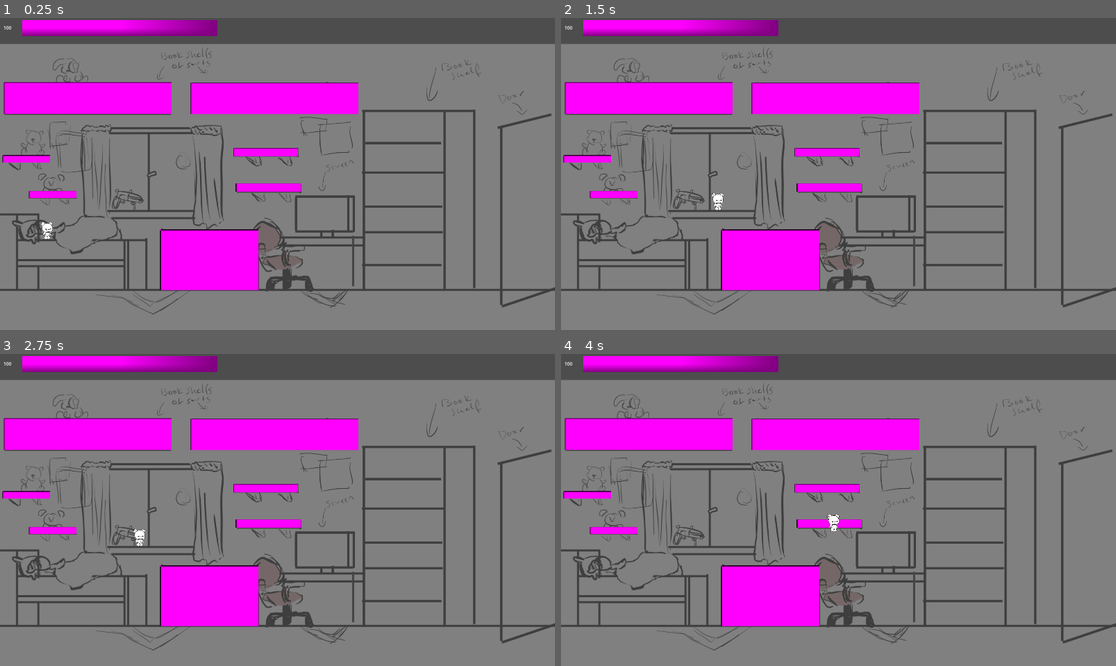
Above: before the commit, frames 1-4 (two rows, left to right).
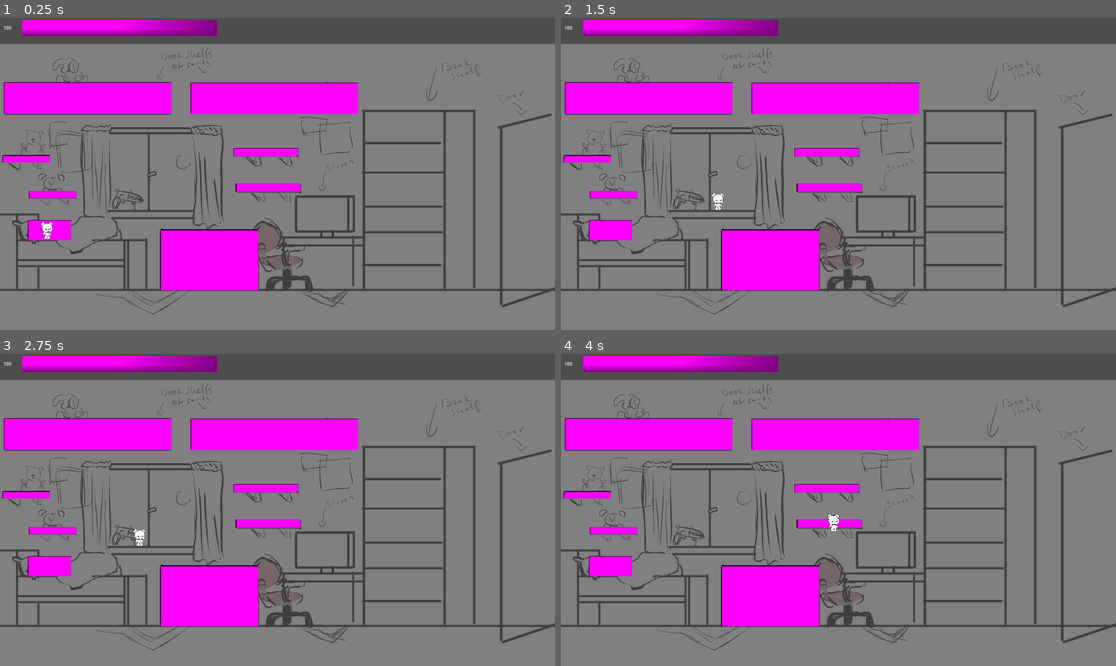
Above: after the commit, the same moments.

Repository: Karanval/CatStack
Game: Godot game, scene res://Scenes/TestScene/TestScene.tscn
Same seed, same stepped clock (60 frames per second), same inputs: the game is played once before the commit and once after it.
Inputs:
- Up to frame 1 (0.25 s): no input
- Up to frame 2 (1.5 s): tap Enter at 0.5 s; hold D (Right) from 0.53 s (still down); tap Space (Jump) at 0.77 s
- Up to frame 3 (2.75 s): tap Space (Jump) at 1.52 s; release D (Right) at 2.03 s; hold A (Left) from 2.03 s (still down)
- Up to frame 4 (4 s): release A (Left) at 2.78 s; hold D (Right) from 2.78 s (still down); tap Space (Jump) at 3.02, 3.77 s

The runs differ from the first frame. In frame 1, 0.4% of the frame differs, in the area x 5-13%, y 64-72%; in frame 2, 0.5%; in frame 3, 0.5%; in frame 4, 0.5%.

Commit message:
Moved sleep into child and added cuddle mechanic

Diff:
--- /dev/null
+++ b/GameManager.gd
@@ -0,0 +1,6 @@
+extends Node
+
+signal sleep_changed
+
+func changeSleep(sleepValue: int):
+	emit_signal("sleep_changed", sleepValue)
--- /dev/null
+++ b/Scenes/Child/Child.gd
@@ -0,0 +1,48 @@
+extends Node2D
+
+@export var MAX_SLEEP: int
+@export var CUDDLE_PER_SECOND: int
+
+const _CUDDLE_UPDATES_PER_SECOND: int = 10
+
+var _sleep: int
+var _cuddle: bool
+
+signal sleep_changed
+
+func _ready() -> void:
+	_cuddle = false
+	_sleep = MAX_SLEEP
+	GameManager.changeSleep(_sleep)
+
+func _change_sleep(amount: int) -> void:
+	_sleep += amount
+	if _sleep > MAX_SLEEP:
+		_sleep = MAX_SLEEP
+	if _sleep <= 0:
+		_sleep = 0
+		emit_signal("wake_up")
+
+	emit_signal("sleep_changed",_sleep)
+	GameManager.changeSleep(_sleep)
+
+# Monster reaches the child
+func _on_area_2d_area_entered(area: Area2D) -> void:
+	pass # Replace with function body.
+
+# Player cuddles with the child
+func _on_area_2d_body_entered(body: Node2D) -> void:
+	$CuddleTime.start(1.0/_CUDDLE_UPDATES_PER_SECOND)
+
+func _on_area_2d_body_exited(body: Node2D) -> void:
+	$CuddleTime.paused = true
+
+func _on_cuddle_time_timeout() -> void:
+	_change_sleep(CUDDLE_PER_SECOND/_CUDDLE_UPDATES_PER_SECOND)
+
+### DEBUG FEATURE
+func _input(event: InputEvent) -> void:
+	if event.is_action("ui_up"):
+		_change_sleep(1)
+	if event.is_action("ui_down"):
+		_change_sleep(-1)
--- /dev/null
+++ b/Scenes/Child/Child.tscn
@@ -0,0 +1,32 @@
+[gd_scene load_steps=4 format=3 uid="uid://cofp715asgg2m"]
+
+[ext_resource type="Script" uid="uid://ksg5gwjdoj45" path="res://Scenes/Child/Child.gd" id="1_axtaq"]
+
+[sub_resource type="PlaceholderTexture2D" id="PlaceholderTexture2D_i2jh0"]
+size = Vector2(150, 70)
+
+[sub_resource type="RectangleShape2D" id="RectangleShape2D_i2jh0"]
+size = Vector2(150, 70)
+
+[node name="Child" type="Node2D"]
+script = ExtResource("1_axtaq")
+MAX_SLEEP = 100
+CUDDLE_PER_SECOND = 10
+
+[node name="Sprite2D" type="Sprite2D" parent="."]
+texture = SubResource("PlaceholderTexture2D_i2jh0")
+
+[node name="Area2D" type="Area2D" parent="."]
+collision_layer = 8
+collision_mask = 6
+
+[node name="CollisionShape2D" type="CollisionShape2D" parent="Area2D"]
+position = Vector2(-2.72531e-08, 0)
+shape = SubResource("RectangleShape2D_i2jh0")
+
+[node name="CuddleTime" type="Timer" parent="."]
+
+[connection signal="area_entered" from="Area2D" to="." method="_on_area_2d_area_entered"]
+[connection signal="body_entered" from="Area2D" to="." method="_on_area_2d_body_entered"]
+[connection signal="body_exited" from="Area2D" to="." method="_on_area_2d_body_exited"]
+[connection signal="timeout" from="CuddleTime" to="." method="_on_cuddle_time_timeout"]
--- a/Scenes/Room.tscn
+++ b/Scenes/Room.tscn
@@ -1,5 +1,6 @@
-[gd_scene load_steps=16 format=3 uid="uid://0prw0oi6d0sx"]
+[gd_scene load_steps=17 format=3 uid="uid://0prw0oi6d0sx"]
 
+[ext_resource type="PackedScene" uid="uid://cofp715asgg2m" path="res://Scenes/Child/Child.tscn" id="2_7gm67"]
 [ext_resource type="PackedScene" uid="uid://blm4cbfri34hq" path="res://Scenes/Furniture/Shelf.tscn" id="2_a2si3"]
 [ext_resource type="PackedScene" uid="uid://cd5q35knrsibt" path="res://Scenes/Furniture/Drawers.tscn" id="3_aaq88"]
 [ext_resource type="Texture2D" uid="uid://dblr5vkl1hp5j" path="res://graphics/room_layout_sketch.png" id="4_a2si3"]
@@ -42,6 +43,9 @@
 modulate = Color(1, 1, 1, 0.286275)
 position = Vector2(960, 630)
 texture = ExtResource("4_a2si3")
+
+[node name="Child" parent="." instance=ExtResource("2_7gm67")]
+position = Vector2(171, 734)
 
 [node name="Furniture" type="Node2D" parent="."]
 
--- a/Scenes/SleepBar/SleepBar.gd
+++ b/Scenes/SleepBar/SleepBar.gd
@@ -1,31 +1,8 @@
 extends Control
 
-@export var MAX_SLEEP = 100
-var _sleep
-signal wake_up
-signal sleep_changed
+func _ready() -> void:
+	GameManager.sleep_changed.connect(updateSleepValue)
 
-func _ready() -> void:
-	_sleep = MAX_SLEEP
-	$SleepValue.text = str(_sleep)
-
-func change_sleep(amount: int) -> void:
-	_sleep += amount
-	if _sleep > MAX_SLEEP:
-		_sleep = MAX_SLEEP
-	if _sleep <= 0:
-		_sleep = 0
-		emit_signal("wake_up")
-
-	$SleepValue.text = str(_sleep)
-	_updateProgressBar()
-	emit_signal("sleep_changed",_sleep)
-
-func _input(event: InputEvent) -> void:
-	if event.is_action("ui_up"):
-		change_sleep(1)
-	if event.is_action("ui_down"):
-		change_sleep(-1)
-
-func _updateProgressBar() -> void:
-	$ProgressBar.value = _sleep
+func updateSleepValue(sleep: int) -> void:
+	$ProgressBar.value = sleep
+	$SleepValue.text = str(sleep)
--- a/cats/OrangeCat.tscn
+++ b/cats/OrangeCat.tscn
@@ -9,6 +9,69 @@
 [ext_resource type="Texture2D" uid="uid://d3xe01ulbkde7" path="res://cats/sprites/orange_cat/front_ear.png" id="7_4nwqa"]
 [ext_resource type="Texture2D" uid="uid://cats4fymvdt4h" path="res://cats/sprites/orange_cat/back_ear.png" id="8_jepa5"]
 [ext_resource type="Texture2D" uid="uid://b0p0n1fpa4bpw" path="res://cats/sprites/orange_cat/tail.png" id="9_offwh"]
+
+[sub_resource type="Animation" id="Animation_sep8r"]
+length = 0.001
+tracks/0/type = "value"
+tracks/0/imported = false
+tracks/0/enabled = true
+tracks/0/path = NodePath("tail:rotation")
+tracks/0/interp = 1
+tracks/0/loop_wrap = true
+tracks/0/keys = {
+"times": PackedFloat32Array(0),
+"transitions": PackedFloat32Array(1),
+"update": 0,
+"values": [0.0]
+}
+tracks/1/type = "value"
+tracks/1/imported = false
+tracks/1/enabled = true
+tracks/1/path = NodePath("tail:position")
+tracks/1/interp = 1
+tracks/1/loop_wrap = true
+tracks/1/keys = {
+"times": PackedFloat32Array(0),
+"transitions": PackedFloat32Array(1),
+"update": 0,
+"values": [Vector2(-172, 190)]
+}
+tracks/2/type = "value"
+tracks/2/imported = false
+tracks/2/enabled = true
+tracks/2/path = NodePath("head/f_ear:position")
+tracks/2/interp = 1
+tracks/2/loop_wrap = true
+tracks/2/keys = {
+"times": PackedFloat32Array(0),
+"transitions": PackedFloat32Array(1),
+"update": 0,
+"values": [Vector2(-60, -72)]
+}
+tracks/3/type = "value"
+tracks/3/imported = false
+tracks/3/enabled = true
+tracks/3/path = NodePath("head/f_ear:rotation")
+tracks/3/interp = 1
+tracks/3/loop_wrap = true
+tracks/3/keys = {
+"times": PackedFloat32Array(0),
+"transitions": PackedFloat32Array(1),
+"update": 0,
+"values": [0.0]
+}
+tracks/4/type = "value"
+tracks/4/imported = false
+tracks/4/enabled = true
+tracks/4/path = NodePath("head:texture")
+tracks/4/interp = 1
+tracks/4/loop_wrap = true
+tracks/4/keys = {
+"times": PackedFloat32Array(0),
+"transitions": PackedFloat32Array(1),
+"update": 1,
+"values": [ExtResource("6_02g1y")]
+}
 
 [sub_resource type="Animation" id="Animation_ed8f5"]
 resource_name = "idle_sleep"
@@ -63,69 +126,6 @@
 "values": [0.0, 0.128191, 0.0, 0.128191, 0.0]
 }
 
-[sub_resource type="Animation" id="Animation_sep8r"]
-length = 0.001
-tracks/0/type = "value"
-tracks/0/imported = false
-tracks/0/enabled = true
-tracks/0/path = NodePath("tail:rotation")
-tracks/0/interp = 1
-tracks/0/loop_wrap = true
-tracks/0/keys = {
-"times": PackedFloat32Array(0),
-"transitions": PackedFloat32Array(1),
-"update": 0,
-"values": [0.0]
-}
-tracks/1/type = "value"
-tracks/1/imported = false
-tracks/1/enabled = true
-tracks/1/path = NodePath("tail:position")
-tracks/1/interp = 1
-tracks/1/loop_wrap = true
-tracks/1/keys = {
-"times": PackedFloat32Array(0),
-"transitions": PackedFloat32Array(1),
-"update": 0,
-"values": [Vector2(-172, 190)]
-}
-tracks/2/type = "value"
-tracks/2/imported = false
-tracks/2/enabled = true
-tracks/2/path = NodePath("head/f_ear:position")
-tracks/2/interp = 1
-tracks/2/loop_wrap = true
-tracks/2/keys = {
-"times": PackedFloat32Array(0),
-"transitions": PackedFloat32Array(1),
-"update": 0,
-"values": [Vector2(-60, -72)]
-}
-tracks/3/type = "value"
-tracks/3/imported = false
-tracks/3/enabled = true
-tracks/3/path = NodePath("head/f_ear:rotation")
-tracks/3/interp = 1
-tracks/3/loop_wrap = true
-tracks/3/keys = {
-"times": PackedFloat32Array(0),
-"transitions": PackedFloat32Array(1),
-"update": 0,
-"values": [0.0]
-}
-tracks/4/type = "value"
-tracks/4/imported = false
-tracks/4/enabled = true
-tracks/4/path = NodePath("head:texture")
-tracks/4/interp = 1
-tracks/4/loop_wrap = true
-tracks/4/keys = {
-"times": PackedFloat32Array(0),
-"transitions": PackedFloat32Array(1),
-"update": 1,
-"values": [ExtResource("6_02g1y")]
-}
-
 [sub_resource type="Animation" id="Animation_fgj2n"]
 resource_name = "wake_up"
 length = 0.3
--- a/project.godot
+++ b/project.godot
@@ -14,6 +14,10 @@
 run/main_scene="uid://b1866dsru0rjp"
 config/features=PackedStringArray("4.4", "GL Compatibility")
 config/icon="res://icon.svg"
+
+[autoload]
+
+GameManager="*res://GameManager.gd"
 
 [display]
 
Not shown, added: GameManager.gd.uid
Not shown, added: Scenes/Child/Child.gd.uid
